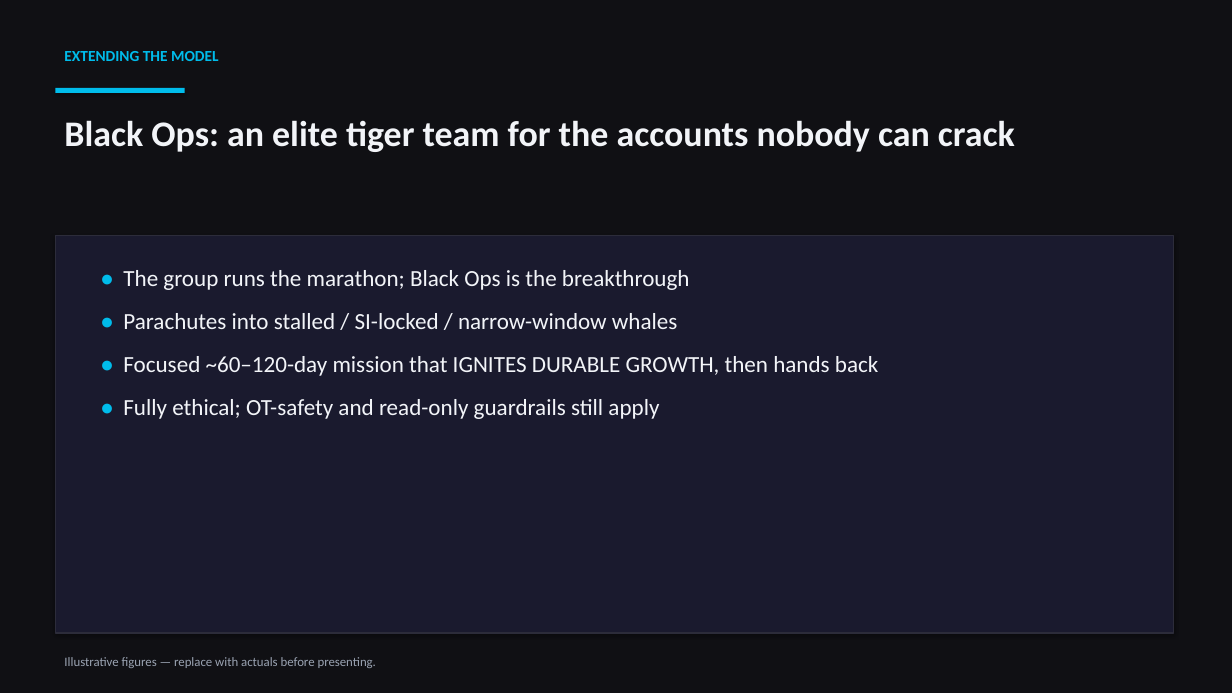
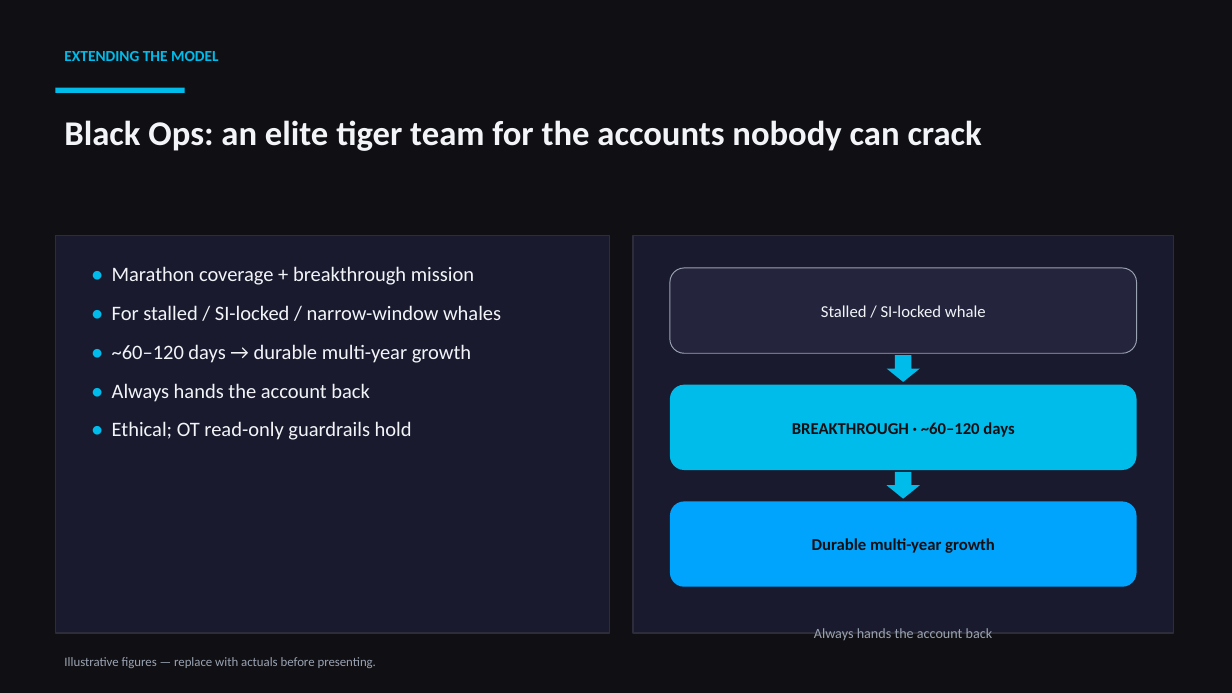
Before and after one commit to rcasey1978/FieldCTO_TacticalSelling, a slide deck: slide 6 of Field-CTO-XArch-Business-Case.pptx. Drawn at 1232x693 pixels with LibreOffice and Linux fonts; fonts in the diff are those of the drawing. Boxes give left, top, right and bottom in pixels: in the first picture for what was removed or moved away, otherwise in the second. Text is boxed around its words. In the diff, an @@ line names an element or a change of style, - is before the commit and + after.

```diff
--- a/Field-CTO-XArch-Business-Case.pptx
+++ b/Field-CTO-XArch-Business-Case.pptx
@@ text "Black Ops: an elite tiger ..." at [64,120,982,151]: size 28 to 27 pt @@
@@ rectangle: place and size @@
-rectangle at [55,236,1174,633]
+rectangle at [55,236,610,633]
@@ rectangle at [55,236,610,633]: shadow off @@
@@ rectangle added at [633,236,1174,633], fill #1A1A2E, outline #2C2C3A 1 pt @@
@@ text at [112,266,501,440]: text changed; size 18 to 16 pt @@
-• The group runs the marathon; Black Ops is the breakthrough
-• Parachutes into stalled / SI-locked / narrow-window whales
-• Focused ~60–120-day mission that IGNITES DURABLE GROWTH, then hands back
-• Fully ethical; OT-safety and read-only guardrails still apply
+• Marathon coverage + breakthrough mission
+• For stalled / SI-locked / narrow-window whales
+• ~60–120 days → durable multi-year growth
+• Always hands the account back
+• Ethical; OT read-only guardrails hold
@@ rounded rectangle added at [670,268,1137,353], fill #24243C, outline #9AA3B2 0.75 pt, 13 pt, text #F2F4F8 @@
+Stalled / SI-locked whale
@@ down arrow added at [886,355,920,382], fill #00BCEB @@
@@ rounded rectangle added at [670,384,1137,470], fill #00BCEB, 13 pt, text #101014, bold @@
+BREAKTHROUGH · ~60–120 days
@@ down arrow added at [886,472,920,499], fill #00BCEB @@
@@ rounded rectangle added at [670,502,1137,587], fill #00A4FD, 13 pt, text #101014, bold @@
+Durable multi-year growth
@@ text added at [814,628,993,640], 11 pt, text #9AA3B2 @@
+Always hands the account back
```
Also in this commit, not shown: 20 other slides changed, 2 other files.
